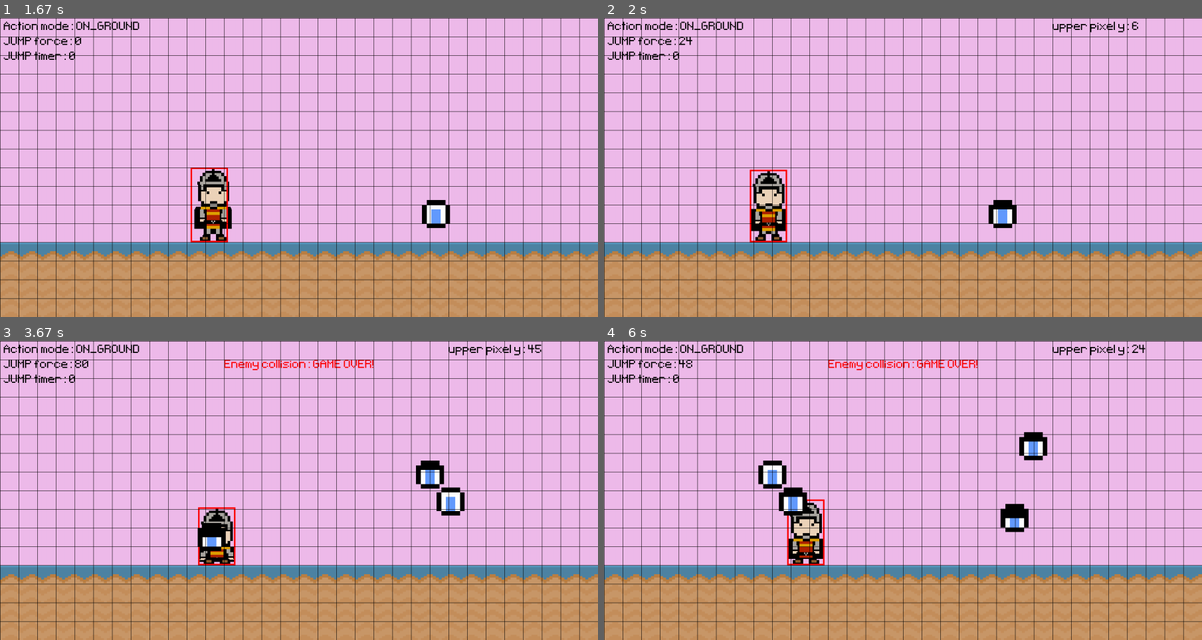
Above: before the commit, frames 1-4 (two rows, left to right).
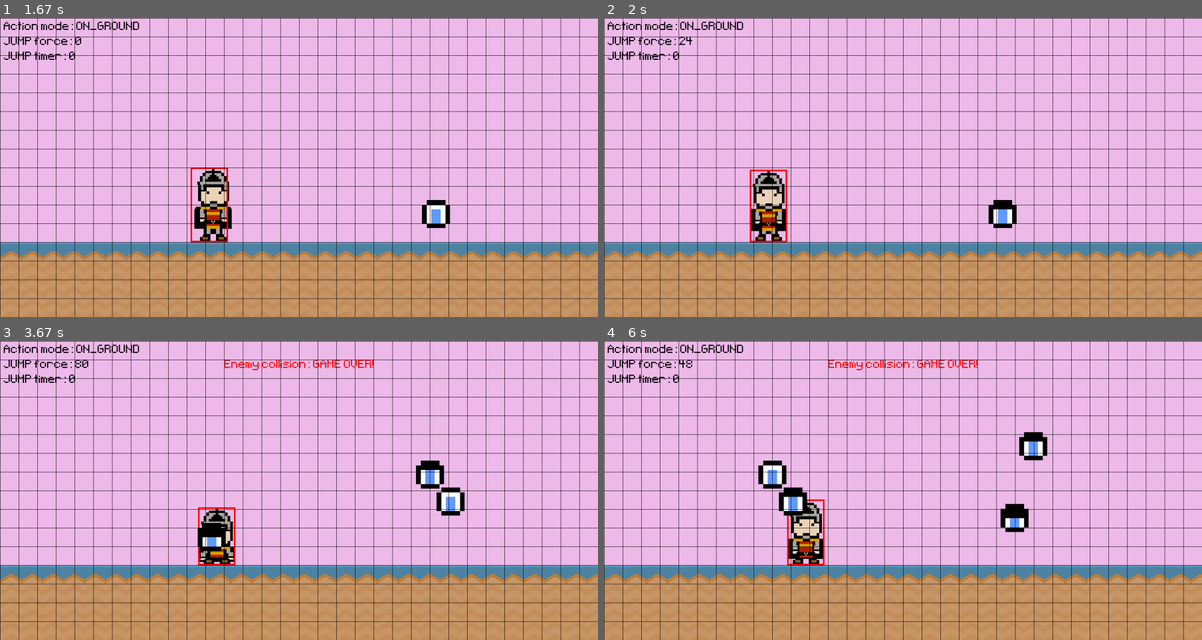
Above: after the commit, the same moments.

Repository: alo40/pygame_pininos
Game: pygame game, started from main_pininos.py
The game is run twice, just before and just after one commit, with the same random seed, the same clock (stepped at 60 frames per second) and the same inputs.
Inputs:
- Up to frame 1 (1.67 s): hold Right 0.33-0.8 s; hold Right 0.83-1.3 s; hold Left from 1.33 s (still down)
- Up to frame 2 (2 s): release Left at 1.87 s; hold Down from 1.9 s (still down)
- Up to frame 3 (3.67 s): release Down at 2.2 s; hold Left 2.23-2.63 s; hold Right 2.67-3.3 s; hold Down from 3.33 s (still down)
- Up to frame 4 (6 s): release Down at 3.7 s; hold Left 3.73-4.2 s; hold Right 4.23-4.7 s; hold Right 4.73-5.2 s; hold Left 5.23-5.77 s; hold Down from 5.8 s (still down)

Frame 1 is identical in both runs. In frame 2, 0.2% of the frame differs, in the area x 75-90%, y 1-5%; in frame 3, 0.2%, in the area x 75-91%, y 1-5%; in frame 4, 0.2%.

Commit message:
updated dynamic hero rect size (clean code)

Diff:
--- a/main_pininos.py
+++ b/main_pininos.py
@@ -108,8 +108,7 @@
             self.image = self.frames[self.frame_index]
 
             # crouching animation (dynamic)
-            upper_pixel_y = self.locate_upper_pixel()
-            self.image, self.rect = self.resize_rect(upper_pixel_y)
+            self.image, self.rect = self.resize_rect()
 
         elif not self.action == Action.JUMPING:
 
@@ -127,7 +126,7 @@
             # jumping animation
             self.frame_index = 12
             self.image = self.frames[self.frame_index]
-            self.rect.height = 200
+            self.rect.height = 200  # reset rect height
 
         # update jump timer
         if self.jump_timer > 0 and self.action == Action.JUMPING:
@@ -152,7 +151,7 @@
         rect_height = self.rect.height
         pg.draw.rect(screen, 'Red', pg.Rect(rect_x, rect_y, rect_width, rect_height), 4)
 
-    def locate_upper_pixel(self):
+    def resize_rect(self):
 
         # create a mask from the image surface
         mask = pg.mask.from_surface(self.image)
@@ -162,16 +161,6 @@
 
         # calculate the position of the most upper pixel
         upper_pixel_y = mask_rect.top
-
-        # print most upper pixel position
-        text_screen = game_active_font.render(f'upper pixel y: {upper_pixel_y}', False, 'Black')
-        screen.blit(text_screen, (1200, 10))
-
-        return upper_pixel_y
-
-    def resize_rect(self, upper_pixel_y):
-
-        ### MODIFIED ##################################################################################
 
         # crop image
         rect_crop = pg.Rect(0,  # left
@@ -185,53 +174,7 @@
         rect_crop.x = self.rect.x + 0
         rect_crop.y = self.rect.y + upper_pixel_y
 
-        # # draw cropped rect (testing only)
-        # screen.blit(image_crop, rect_crop)
-        #
-        # # draw cropped image boundaries (testing only)
-        # pg.draw.rect(screen, 'Blue', pg.Rect(rect_crop.x, rect_crop.y, rect_crop.width, rect_crop.height), 4)
-
         return image_crop, rect_crop
-
-        ### ORIGINAL ##################################################################################
-
-        # # crop image
-        # self.rect_cropped = pg.Rect(0,  # left
-        #                        0 + self.upper_pixel_y,  # top
-        #                        100,  # width
-        #                        200 - self.upper_pixel_y)  # height
-        # self.image_cropped = self.image.subsurface(self.rect_cropped)
-        # self.rect_cropped = self.image_cropped.get_rect()
-        #
-        # # move rect coordinates
-        # self.rect_cropped.x = self.rect.x + 100
-        # self.rect_cropped.y = self.rect.y + self.upper_pixel_y
-        #
-        # # draw cropped rect (testing only)
-        # screen.blit(self.image_cropped, self.rect_cropped)
-        #
-        # # draw cropped image boundaries (testing only)
-        # pg.draw.rect(screen, 'Red', pg.Rect(self.rect_cropped.x,
-        #                                     self.rect_cropped.y,
-        #                                     self.rect_cropped.width,
-        #                                     self.rect_cropped.height), 4)
-
-        ### NOT USED ##################################################################################
-        # # resize hero rectangle
-        # self.rect.height = self.rect_original_height - self.upper_pixel_y
-
-        # readjust the image bottom
-        # if not self.action == Action.JUMPING:
-           # self.rect.bottom = self.rect_original_bottom - self.upper_pixel_y
-           # self.rect.top = 400 + self.upper_pixel_y
-
-        # update original image
-        # self.image = self.frames[self.frame_index]
-        # self.rect = self.image.get_rect(midbottom=(200, screen_height - ground_rect.height))
-
-        # self.rect = cropped_image.get_rect(midbottom=(200, screen_height - ground_rect.height))
-        # self.rect = cropped_rect.copy()
-
 
 class Enemy(pg.sprite.Sprite):
 
@@ -486,12 +429,6 @@
     # text_screen = game_active_font.render(f'Score: {game_score}', False, 'Black')
     # screen.blit(text_screen, (10, 90))
 
-    # # reduce rect size (testing phase)
-    # keys = pg.key.get_pressed()
-    # if keys[pg.K_SPACE]:
-    #     # print('key pressed')
-    #     hero.sprite.rect.height -= 10
-
     # update everything
     pg.display.update()
     game_clock.tick(60)  # ceiling limit of 60 fps
